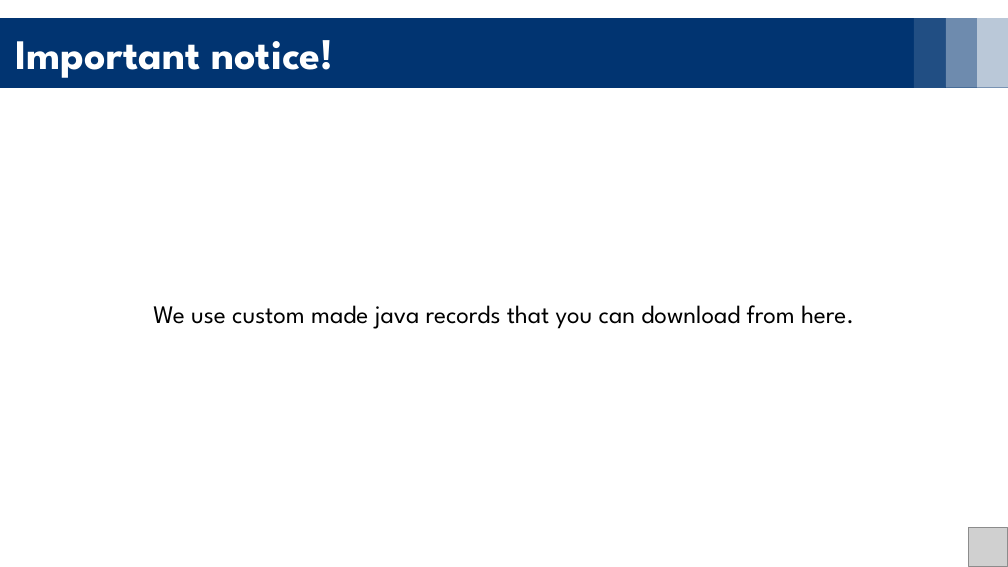
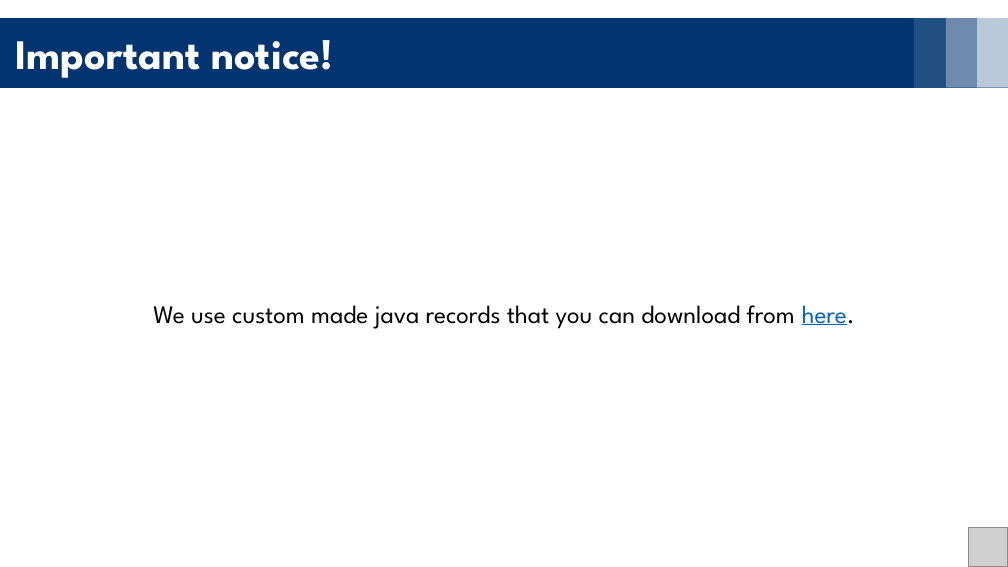
Before and after one commit to YoavRozov/FRC-Programming-Intro, a slide deck: slide 8 of Chapter 3 - ControlTheory/ControlTheoryCodeImplementation.pptx. Drawn at 1008x567 pixels with LibreOffice and Linux fonts; fonts in the diff are those of the drawing; grey boxes stand for pictures. Boxes give left, top, right and bottom in pixels: in the first picture for what was removed or moved away, otherwise in the second. Text is boxed around its words. In the diff, an @@ line names an element or a change of style, - is before the commit and + after.

```diff
--- a/Chapter 3 - ControlTheory/ControlTheoryCodeImplementation.pptx
+++ b/Chapter 3 - ControlTheory/ControlTheoryCodeImplementation.pptx
@@ text "We use custom made java ..." at (153,305,855,329): text colour #000000 to #0563C1, underline on in "here." @@
```
Also in this commit, not shown: 2 other files.
